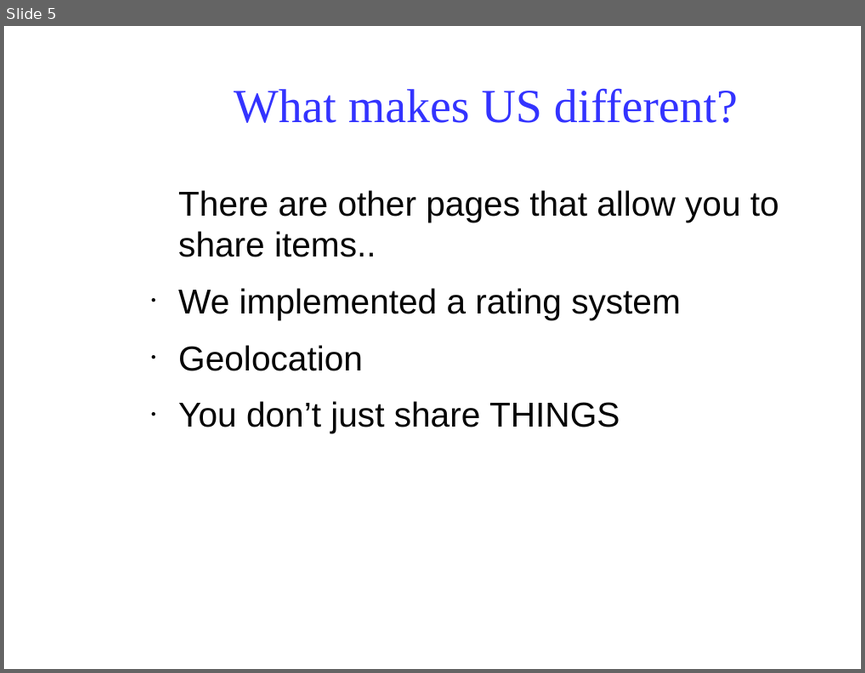
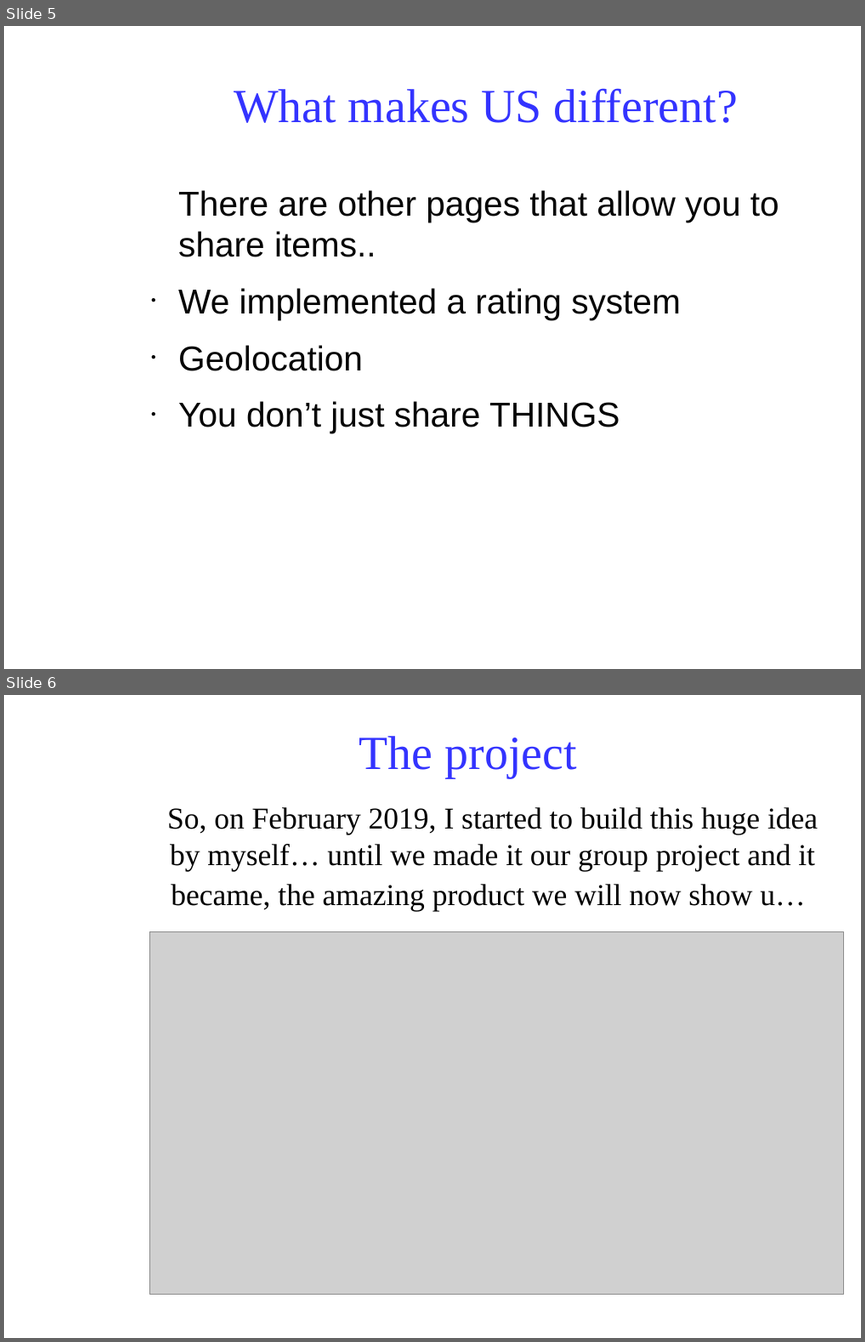
Before and after one commit to Klarala13/collectivity, a slide deck: Presentation/collectivity.odp. Shown one above the other, each under a label of ours: slide 5 before the commit, slides 5 and 6 after it. The pictures are 865x673 and 865x1342 pixels, drawn with LibreOffice and Linux fonts; fonts in the diff are those of the drawing; grey boxes stand for pictures; background and template pictures are left out. Boxes give left, top, right and bottom in pixels: in the first picture for what was removed or moved away, otherwise in the second. Text is boxed around its words. In the diff, an @@ line names an element or a change of style, - is before the commit and + after.

Commit message:
small changes to presentation

```diff
--- a/Presentation/collectivity.odp
+++ b/Presentation/collectivity.odp
@@ slide 6 added at [4,695,861,1338], background picture (left out) @@
@@ title added at [359,736,577,778], 44 pt, text #3333FF @@
+The project
@@ subtitle added at [167,807,817,911], 28 pt, text #000000 @@
+So, on February 2019, I started to build this huge idea by myself… until we made it our group project and it became, the amazing product we will now show u…
@@ picture added at [150,931,844,1293] @@
```
Also in this commit, not shown: 3 other files.
